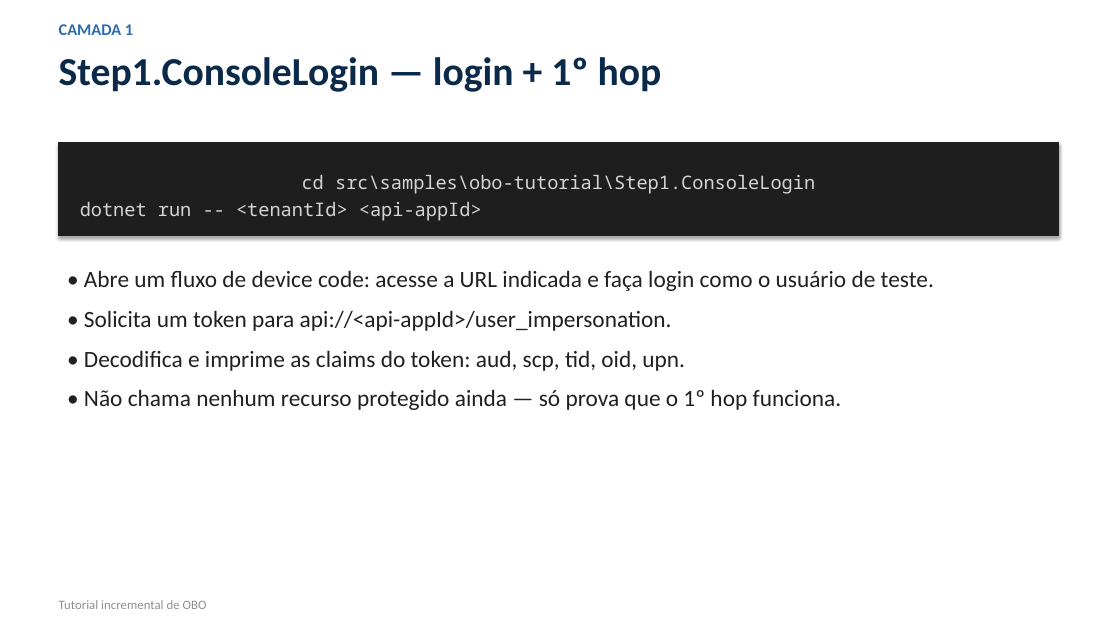
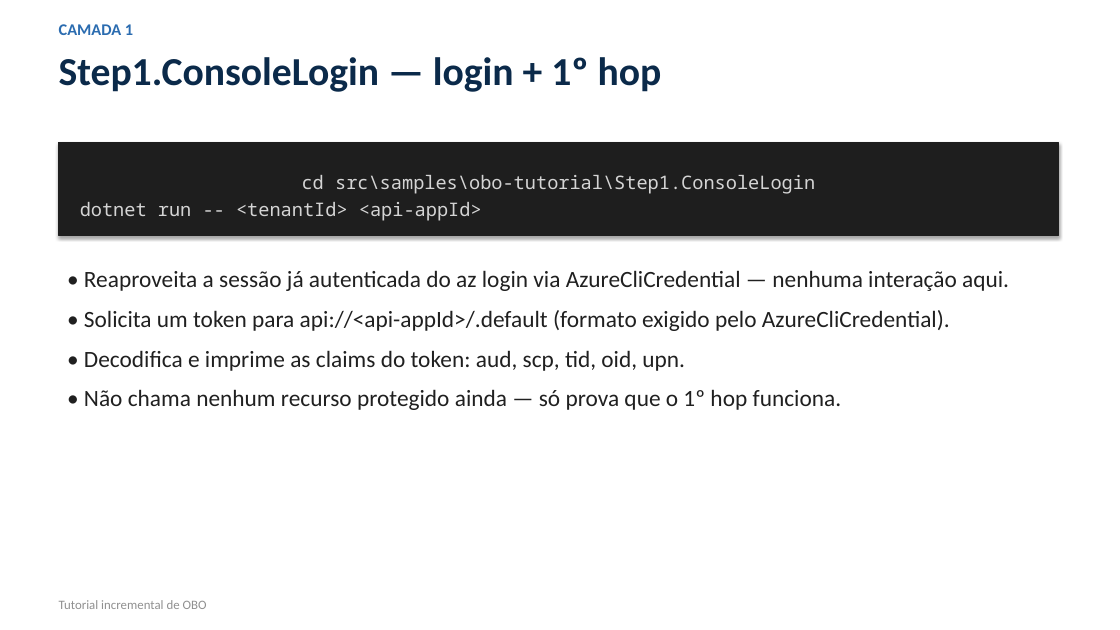
Before and after one commit to EdneiMonteiro/obo-sqlserver, a slide deck: slide 6 of docs/tutorial-obo/tutorial-obo.pptx. Drawn at 1120x630 pixels with LibreOffice and Linux fonts; fonts in the diff are those of the drawing. Boxes give left, top, right and bottom in pixels: in the first picture for what was removed or moved away, otherwise in the second. Text is boxed around its words. In the diff, an @@ line names an element or a change of style, - is before the commit and + after.

```diff
--- a/docs/tutorial-obo/tutorial-obo.pptx
+++ b/docs/tutorial-obo/tutorial-obo.pptx
@@ text at (84, 270, 1009, 331): text changed @@
-• Abre um fluxo de device code: acesse a URL indicada e faça login como o usuário de teste.
-• Solicita um token para api://<api-appId>/user_impersonation.
+• Reaproveita a sessão já autenticada do az login via AzureCliCredential — nenhuma interação aqui.
+• Solicita um token para api://<api-appId>/.default (formato exigido pelo AzureCliCredential).
```
Also in this commit, not shown: 5 other slides changed, 6 other files.
